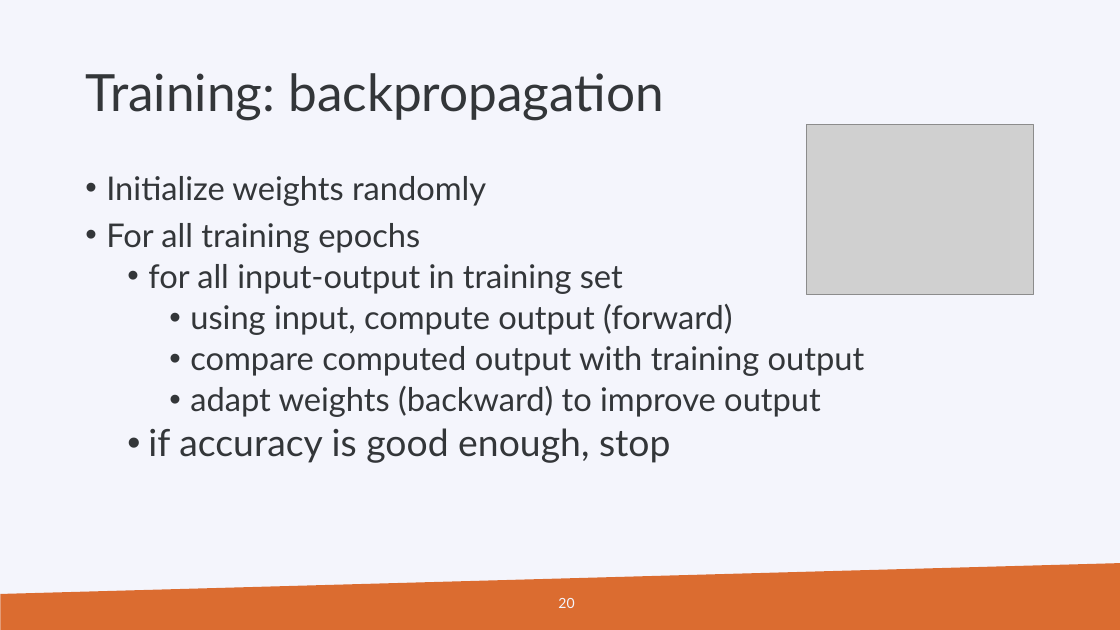
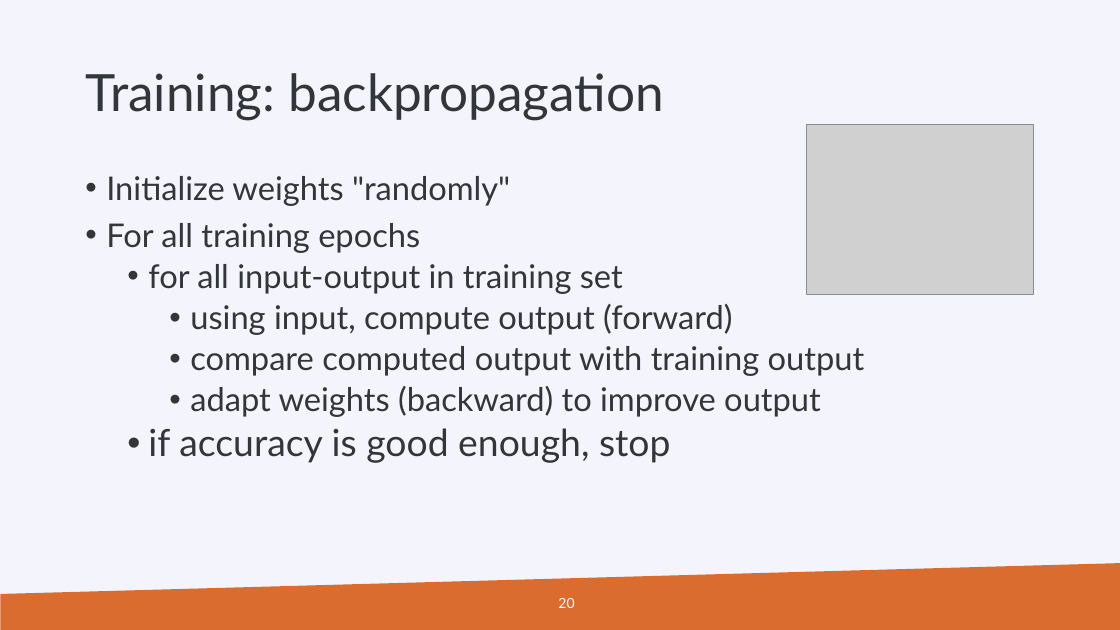
Before and after one commit to gjbex/PRACE_ML, a slide deck: slide 20 of prace_days_ml_2019.pptx. Drawn at 1120x630 pixels with LibreOffice and Linux fonts; fonts in the diff are those of the drawing; grey boxes stand for pictures; background and template pictures are left out. Boxes give left, top, right and bottom in pixels: in the first picture for what was removed or moved away, otherwise in the second. Text is boxed around its words. In the diff, an @@ line names an element or a change of style, - is before the commit and + after.

```diff
--- a/prace_days_ml_2019.pptx
+++ b/prace_days_ml_2019.pptx
@@ text at (x1=106, y1=176, x2=510, y2=206): text changed @@
-• Initialize weights randomly
+• Initialize weights "randomly"
```
Also in this commit, not shown: 2 other slides changed, 2 slides added.
